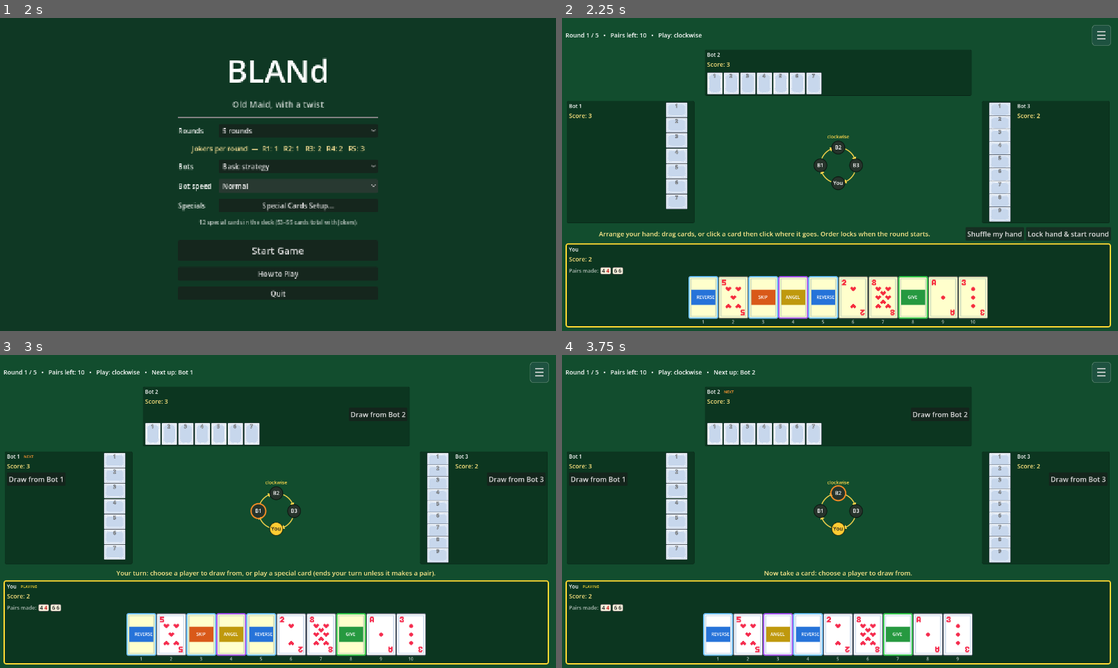
Above: before the commit, frames 1-4 (two rows, left to right).
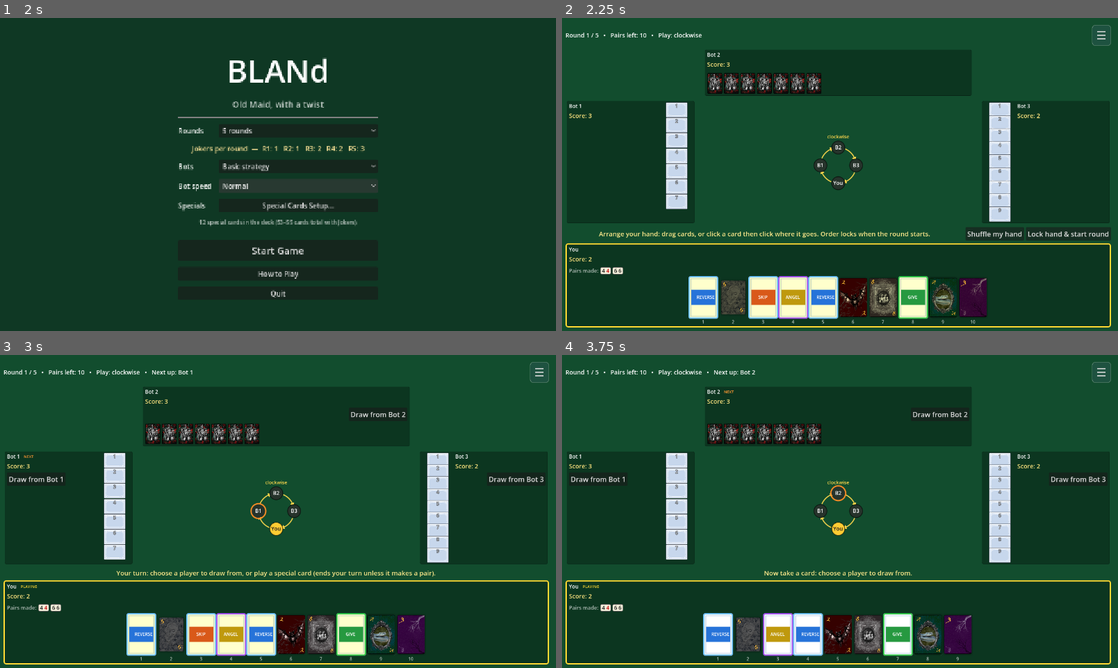
Above: after the commit, the same moments.

Repository: louibasmu/BLANd-
Game: Godot game, scene res://BaseGame/2. MainMenu/main_menu.tscn
Same seed, same stepped clock (60 frames per second), same inputs: the game is played once before the commit and once after it.
Inputs:
- Up to frame 1 (2 s): click "Normal" at 0.5 s; click "Normal" at 1.25 s
- Up to frame 2 (2.25 s): click "Start Game" at 2 s
- Up to frame 3 (3 s): click "Lock hand & start round" at 2.75 s
- Up to frame 4 (3.75 s): click "SKIP" at 3.5 s

Frame 1 is identical in both runs. In frame 2, 5.1% of the frame differs, in the area x 26-77%, y 17-97%; in frame 3, 5.1%, in the area x 26-77%, y 21-97%; in frame 4, 5.1%.

Commit message:
updated names of cards for simplicity and program purposes

Diff:
--- a/game-dev-seminar/BaseGame/1. CoreMechanics/bland_card.gd
+++ b/game-dev-seminar/BaseGame/1. CoreMechanics/bland_card.gd
@@ -146,14 +146,14 @@
 	return SPECIAL_NAMES.get(special, "")
 
 
-## File name inside res://Sprites/Card Assets/
+## File name inside res://Sprites/Card Assets/BLANd Made Cards
 ## Builds the picture file name. Pair cards map to e.g. card_clubs_04.png (Ace is "A",
 ## other ranks are zero-padded to two digits to match the asset names).
 func texture_file() -> String:
 	match kind:
 		Kind.PAIR:
 			var r := "A" if rank == 1 else "%02d" % rank
-			return "card_%s_%s.png" % [suit, r]
+			return "card_%s.png" % [r]
 		Kind.SPECIAL:
 			return "card_empty.png"   # text is drawn on top for now
 		_:
--- a/game-dev-seminar/project.godot
+++ b/game-dev-seminar/project.godot
@@ -21,10 +21,10 @@
 window/size/viewport_height=720
 window/size/window_width_override=1280
 window/size/window_height_override=720
+window/stretch/mode="canvas_items"
+window/stretch/aspect="expand"
 window/size/min_width=1280
 window/size/min_height=720
-window/stretch/mode="canvas_items"
-window/stretch/aspect="expand"
 
 [physics]
 
Not shown, removed: game-dev-seminar/Card Assets/BLANd Made Cards/Four.png.import
Binary file removed: game-dev-seminar/Card Assets/BLANd Made Cards/card_backside.png
Renamed: game-dev-seminar/Card Assets/BLANd Made Cards/two.png -> game-dev-seminar/Card Assets/card_02.png
Not shown, changed: game-dev-seminar/Card Assets/card_02.png.import
Renamed: game-dev-seminar/Card Assets/BLANd Made Cards/three.png -> game-dev-seminar/Card Assets/card_03.png
Not shown, changed: game-dev-seminar/Card Assets/card_03.png.import
Renamed: game-dev-seminar/Card Assets/BLANd Made Cards/Four.png -> game-dev-seminar/Card Assets/card_04.png
Not shown, changed: game-dev-seminar/Card Assets/card_04.png.import
Renamed: game-dev-seminar/Card Assets/BLANd Made Cards/five.png -> game-dev-seminar/Card Assets/card_05.png
Not shown, changed: game-dev-seminar/Card Assets/card_05.png.import
Renamed: game-dev-seminar/Card Assets/BLANd Made Cards/Six.png -> game-dev-seminar/Card Assets/card_06.png
Not shown, changed: game-dev-seminar/Card Assets/card_06.png.import
(and 12 more such lines)
